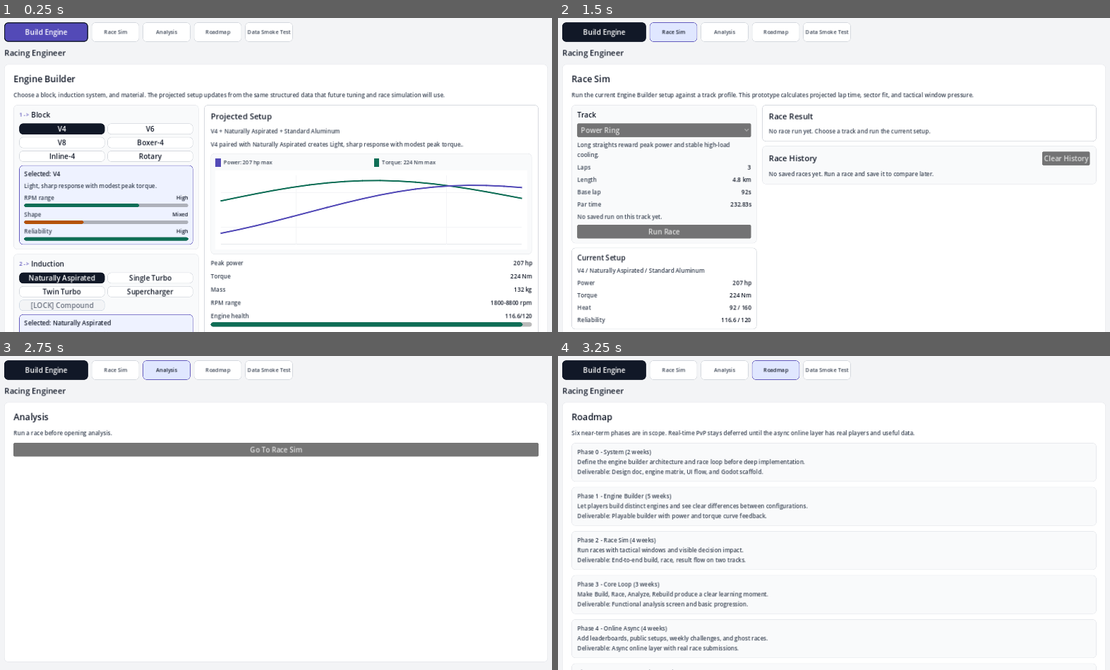
Above: before the commit, frames 1-4 (two rows, left to right).
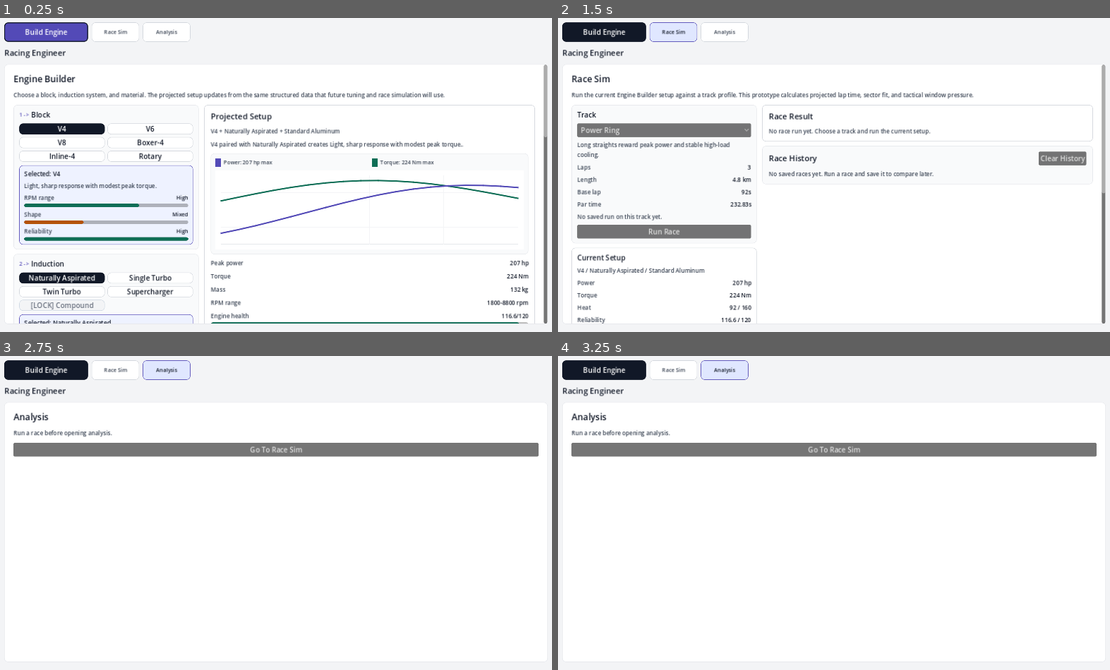
Above: after the commit, the same moments.

Repository: k15974973/racing-engineer
Game: Godot game, scene res://scenes/Main.tscn
The game is run twice, just before and just after one commit, with the same random seed, the same clock (stepped at 60 frames per second) and the same inputs.
Inputs (mouse positions are in pixels of both pictures, inside the frame that each line leads up to):
- Up to frame 1 (0.25 s): no input
- Up to frame 2 (1.5 s): click "Build Engine" at 0.5 s; click "Race Sim" at 1.25 s
- Up to frame 3 (2.75 s): click "Analysis" at 2 s
- Up to frame 4 (3.25 s): click (773, 368) at 2.75 s, where only the run before the commit has a clickable "Roadmap"

The runs differ from the first frame. In frame 1, 2.5% of the frame differs, in the area x 0-100%, y 1-100%; in frame 2, 1.0%; in frame 3, 0.2%; in frame 4, 10%.

Commit message:
Fix playtest shell scroll and debug nav

Diff:
--- a/scripts/ui/main.gd
+++ b/scripts/ui/main.gd
@@ -5,6 +5,7 @@
 const VIEW_ANALYSIS := "analysis"
 const VIEW_ROADMAP := "roadmap"
 const VIEW_DEBUG := "debug"
+const SHOW_DEBUG_NAV := false
 const CurveChart := preload("res://scripts/ui/curve_chart.gd")
 const TEST_BENCH_DURATION := 30.0
 const SAVED_SETUPS_PATH := "user://saved_setups.json"
@@ -189,8 +190,9 @@
 	_add_nav_button(nav, VIEW_ENGINE_BUILDER, "Build Engine")
 	_add_nav_button(nav, VIEW_RACE_SIM, "Race Sim")
 	_add_nav_button(nav, VIEW_ANALYSIS, "Analysis")
-	_add_nav_button(nav, VIEW_ROADMAP, "Roadmap")
-	_add_nav_button(nav, VIEW_DEBUG, "Data Smoke Test")
+	if SHOW_DEBUG_NAV:
+		_add_nav_button(nav, VIEW_ROADMAP, "Roadmap")
+		_add_nav_button(nav, VIEW_DEBUG, "Data Smoke Test")
 
 	var header := VBoxContainer.new()
 	header.add_theme_constant_override("separation", 2)
@@ -249,14 +251,22 @@
 
 	_clear_content()
 
-	var margin := MarginContainer.new()
+	var scroll := ScrollContainer.new()
+	scroll.size_flags_horizontal = Control.SIZE_EXPAND_FILL
+	scroll.size_flags_vertical = Control.SIZE_EXPAND_FILL
+	_content.add_child(scroll)
+
+	var margin := MarginContainer.new()
+	margin.size_flags_horizontal = Control.SIZE_EXPAND_FILL
+	margin.size_flags_vertical = Control.SIZE_EXPAND_FILL
 	margin.add_theme_constant_override("margin_left", 20)
 	margin.add_theme_constant_override("margin_top", 18)
 	margin.add_theme_constant_override("margin_right", 20)
 	margin.add_theme_constant_override("margin_bottom", 18)
-	_content.add_child(margin)
+	scroll.add_child(margin)
 
 	var layout := VBoxContainer.new()
+	layout.size_flags_horizontal = Control.SIZE_EXPAND_FILL
 	layout.add_theme_constant_override("separation", 12)
 	margin.add_child(layout)
 	if _unlock_banner_visible():
@@ -596,7 +606,7 @@
 	reset_button.pressed.connect(_reset_test_bench)
 	controls.add_child(reset_button)
 
-	_bench_time_label = _label("", 12, Color.html("#374151"))
+	_bench_time_label = _single_line_label("", 12, Color.html("#374151"))
 	_bench_time_label.size_flags_horizontal = Control.SIZE_EXPAND_FILL
 	_bench_time_label.horizontal_alignment = HORIZONTAL_ALIGNMENT_RIGHT
 	controls.add_child(_bench_time_label)
@@ -607,19 +617,19 @@
 	_bench_progress.custom_minimum_size = Vector2(0, 10)
 	stack.add_child(_bench_progress)
 
-	_bench_rpm_label = _body_text("")
+	_bench_rpm_label = _single_line_label("", 13, Color.html("#374151"))
 	_bench_rpm_bar = _bench_bar(float(setup["rpm_max"]))
 	stack.add_child(_bench_metric("RPM", _bench_rpm_label, _bench_rpm_bar))
 
-	_bench_boost_label = _body_text("")
+	_bench_boost_label = _single_line_label("", 13, Color.html("#374151"))
 	_bench_boost_bar = _bench_bar(3.0)
 	stack.add_child(_bench_metric("Boost", _bench_boost_label, _bench_boost_bar))
 
-	_bench_heat_label = _body_text("")
+	_bench_heat_label = _single_line_label("", 13, Color.html("#374151"))
 	_bench_heat_bar = _bench_bar(180.0)
 	stack.add_child(_bench_metric("Heat", _bench_heat_label, _bench_heat_bar))
 
-	_bench_reliability_label = _body_text("")
+	_bench_reliability_label = _single_line_label("", 13, Color.html("#374151"))
 	_bench_reliability_bar = _bench_bar(120.0)
 	stack.add_child(_bench_metric("Reliability", _bench_reliability_label, _bench_reliability_bar))
 
@@ -634,12 +644,17 @@
 
 	var row := HBoxContainer.new()
 	row.add_theme_constant_override("separation", 8)
+	row.size_flags_horizontal = Control.SIZE_EXPAND_FILL
 	stack.add_child(row)
 
-	var name_label := _body_text(name)
+	var name_label := _single_line_label(name, 13, Color.html("#374151"))
+	name_label.custom_minimum_size = Vector2(104, 0)
 	name_label.size_flags_horizontal = Control.SIZE_EXPAND_FILL
 	row.add_child(name_label)
 
+	value_label.autowrap_mode = TextServer.AUTOWRAP_OFF
+	value_label.clip_text = false
+	value_label.custom_minimum_size = Vector2(92, 0)
 	value_label.horizontal_alignment = HORIZONTAL_ALIGNMENT_RIGHT
 	row.add_child(value_label)
 
--- a/tests/phase_3_layout_readability_smoke.gd
+++ b/tests/phase_3_layout_readability_smoke.gd
@@ -4,10 +4,14 @@
 const VIEW_ENGINE_BUILDER := "engine_builder"
 const VIEW_RACE_SIM := "race_sim"
 const BUILDER_SHOT := "user://phase_3_engine_builder_readability.png"
+const BUILDER_MID_SHOT := "user://phase_3_engine_builder_mid_readability.png"
+const BUILDER_BOTTOM_SHOT := "user://phase_3_engine_builder_bottom_readability.png"
 const RACE_SHOT := "user://phase_3_race_sim_readability.png"
 
 var _main: Control
 var _builder_screenshot := "skipped"
+var _builder_mid_screenshot := "skipped"
+var _builder_bottom_screenshot := "skipped"
 var _race_screenshot := "skipped"
 
 func _init() -> void:
@@ -30,7 +34,21 @@
 	await process_frame
 	if not _assert_builder_labels():
 		return
+	if not _assert_builder_scroll():
+		return
 	if not _save_screenshot(BUILDER_SHOT):
+		return
+	if not _scroll_builder_to_ratio(0.32):
+		return
+	await process_frame
+	await process_frame
+	if not _save_screenshot(BUILDER_MID_SHOT):
+		return
+	if not _scroll_builder_to_bottom():
+		return
+	await process_frame
+	await process_frame
+	if not _save_screenshot(BUILDER_BOTTOM_SHOT):
 		return
 
 	_main._show_view(VIEW_RACE_SIM)
@@ -43,7 +61,7 @@
 		return
 
 	_restore()
-	print("PHASE_3_LAYOUT_READABILITY_OK builder=%s race=%s" % [_builder_screenshot, _race_screenshot])
+	print("PHASE_3_LAYOUT_READABILITY_OK builder=%s builder_mid=%s builder_bottom=%s race=%s" % [_builder_screenshot, _builder_mid_screenshot, _builder_bottom_screenshot, _race_screenshot])
 	quit(0)
 
 func _assert_builder_labels() -> bool:
@@ -71,6 +89,43 @@
 	if not found_torque_legend:
 		_fail("Could not find builder Torque legend label.")
 		return false
+	return true
+
+func _assert_builder_scroll() -> bool:
+	var scroll := _content_scroll()
+	if scroll == null:
+		_fail("Main content should be wrapped in a ScrollContainer.")
+		return false
+	var bar := scroll.get_v_scroll_bar()
+	if bar.max_value <= 0.0:
+		_fail("Builder content should expose vertical scroll for below-fold panels.")
+		return false
+	if _find_label_exact(_main, "3") == null or _find_label_exact(_main, "Material") == null or _find_label_exact(_main, "Test Bench") == null:
+		_fail("Builder scroll content should include Material and Test Bench sections.")
+		return false
+	for item in [
+		{"label": _main._bench_rpm_label, "name": "bench rpm value"},
+		{"label": _main._bench_boost_label, "name": "bench boost value"},
+		{"label": _main._bench_heat_label, "name": "bench heat value"},
+		{"label": _main._bench_reliability_label, "name": "bench reliability value"}
+	]:
+		var label: Label = item.get("label", null)
+		if label == null:
+			_fail("%s is missing." % item.get("name", "bench value"))
+			return false
+		if not _assert_single_line_label(label, str(item.get("name", "bench value"))):
+			return false
+	return true
+
+func _scroll_builder_to_bottom() -> bool:
+	return _scroll_builder_to_ratio(1.0)
+
+func _scroll_builder_to_ratio(ratio: float) -> bool:
+	var scroll := _content_scroll()
+	if scroll == null:
+		_fail("Cannot scroll builder because content ScrollContainer is missing.")
+		return false
+	scroll.scroll_vertical = int(scroll.get_v_scroll_bar().max_value * clampf(ratio, 0.0, 1.0))
 	return true
 
 func _assert_race_labels() -> bool:
@@ -107,9 +162,21 @@
 		return false
 	if path == BUILDER_SHOT:
 		_builder_screenshot = ProjectSettings.globalize_path(path)
+	elif path == BUILDER_MID_SHOT:
+		_builder_mid_screenshot = ProjectSettings.globalize_path(path)
+	elif path == BUILDER_BOTTOM_SHOT:
+		_builder_bottom_screenshot = ProjectSettings.globalize_path(path)
 	else:
 		_race_screenshot = ProjectSettings.globalize_path(path)
 	return true
+
+func _content_scroll() -> ScrollContainer:
+	if _main == null or _main._content == null:
+		return null
+	for child in _main._content.get_children():
+		if child is ScrollContainer:
+			return child as ScrollContainer
+	return null
 
 func _find_label_exact(node: Node, text: String) -> Label:
 	if node is Label and (node as Label).text == text:
--- a/tests/phase_3_ui_clarity_smoke.gd
+++ b/tests/phase_3_ui_clarity_smoke.gd
@@ -22,6 +22,8 @@
 	_main._show_view(VIEW_ENGINE_BUILDER)
 
 	if not _assert_entry_cta():
+		return
+	if not _assert_debug_nav_hidden():
 		return
 	if not _assert_builder_steps():
 		return
@@ -48,6 +50,18 @@
 		return false
 	if _has_label_text(_main, "Engine Builder prototype with future-phase race, analysis, and garage systems clearly separated in docs."):
 		_fail("Production shell should not show the old explanatory header text.")
+		return false
+	return true
+
+func _assert_debug_nav_hidden() -> bool:
+	if _main._nav_buttons.has("roadmap") or _main._nav_buttons.has("debug"):
+		_fail("Roadmap and Data Smoke Test should be hidden from the playtest nav.")
+		return false
+	if _find_button(_main, "Roadmap") != null:
+		_fail("Roadmap button should not be visible in the main nav.")
+		return false
+	if _find_button(_main, "Data Smoke Test") != null:
+		_fail("Data Smoke Test button should not be visible in the main nav.")
 		return false
 	return true
 
